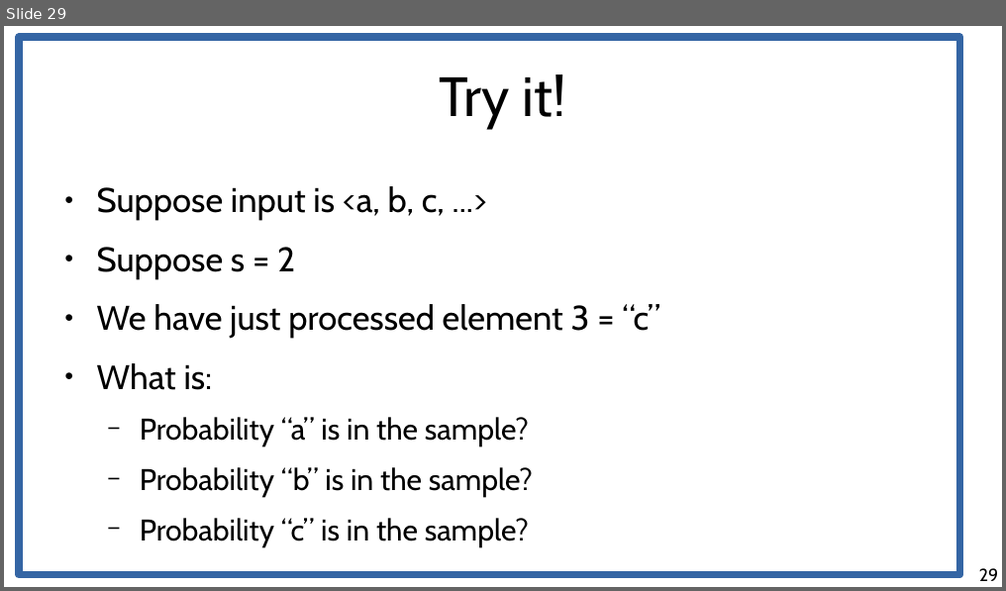
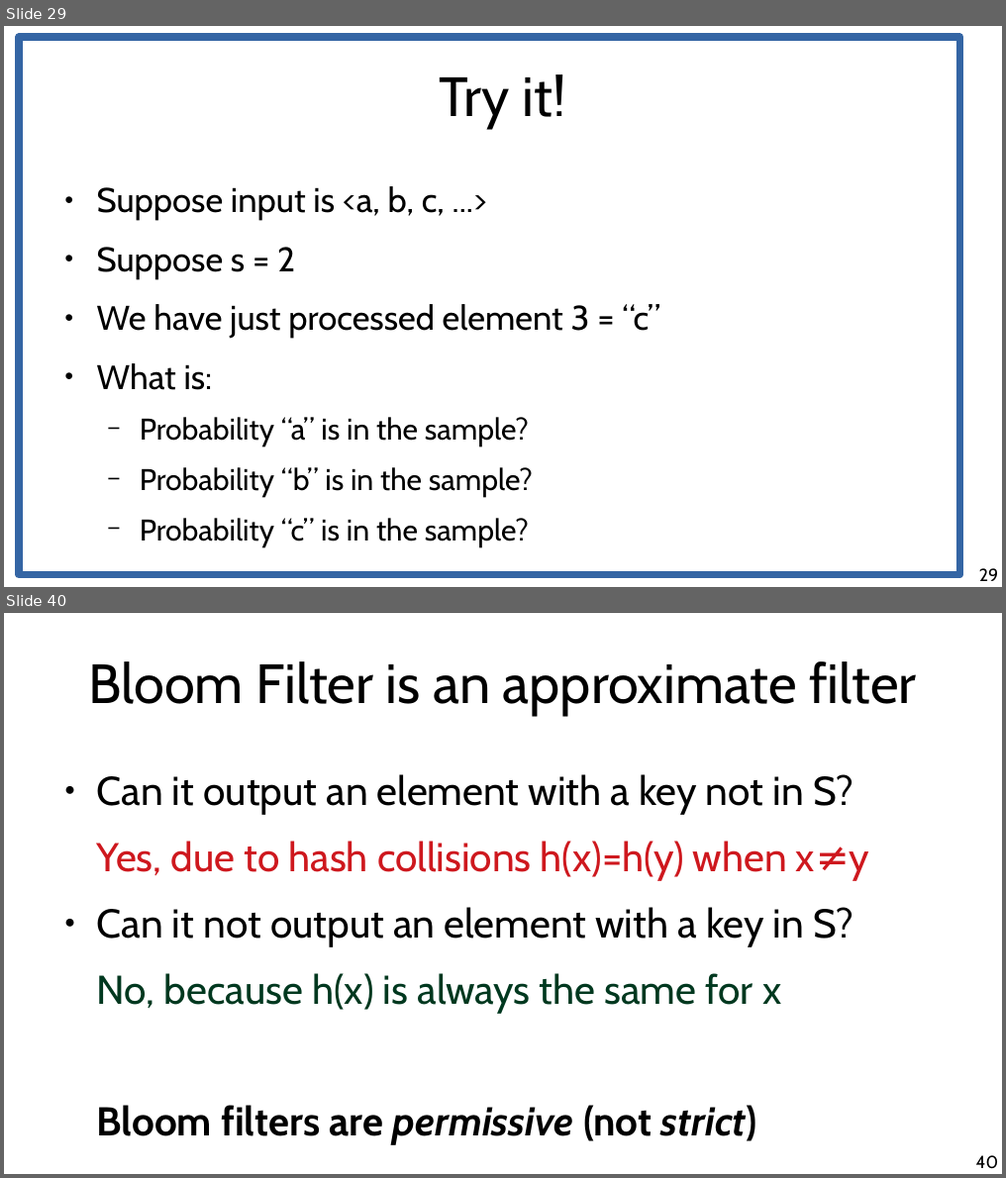
Before and after one commit to chatox/data-mining-course, a slide deck: theory/tt10_streaming.odp. Shown one above the other, each under a label of ours: slide 29 before the commit, slides 29 and 40 after it; the slides between them are not shown. The pictures are 1006x591 and 1006x1178 pixels, drawn with LibreOffice and Linux fonts; fonts in the diff are those of the drawing. Boxes give left, top, right and bottom in pixels: in the first picture for what was removed or moved away, otherwise in the second. Text is boxed around its words. In the diff, an @@ line names an element or a change of style, - is before the commit and + after.

Commit message:
Up to bloom filters

```diff
--- a/theory/tt10_streaming.odp
+++ b/theory/tt10_streaming.odp
@@ slide 40 added at [4,613,1002,1174], background #FFFFFF @@
@@ title added at [89,662,916,716], 44 pt, text #000000 @@
+Bloom Filter is an approximate filter
@@ text added at [97,774,869,1146], 32 pt, text #000000 @@
+● Can it output an element with a key not in S?
+Yes, due to hash collisions h(x)=h(y) when x≠y
+● Can it not output an element with a key in S?
+No, because h(x) is always the same for x
+Bloom filters are permissive (not strict)
@@ page number added at [976,1156,999,1169], 14 pt, text #000000 @@
+40
```
Also in this commit, not shown: 2 slides changed, 22 other slides added.
